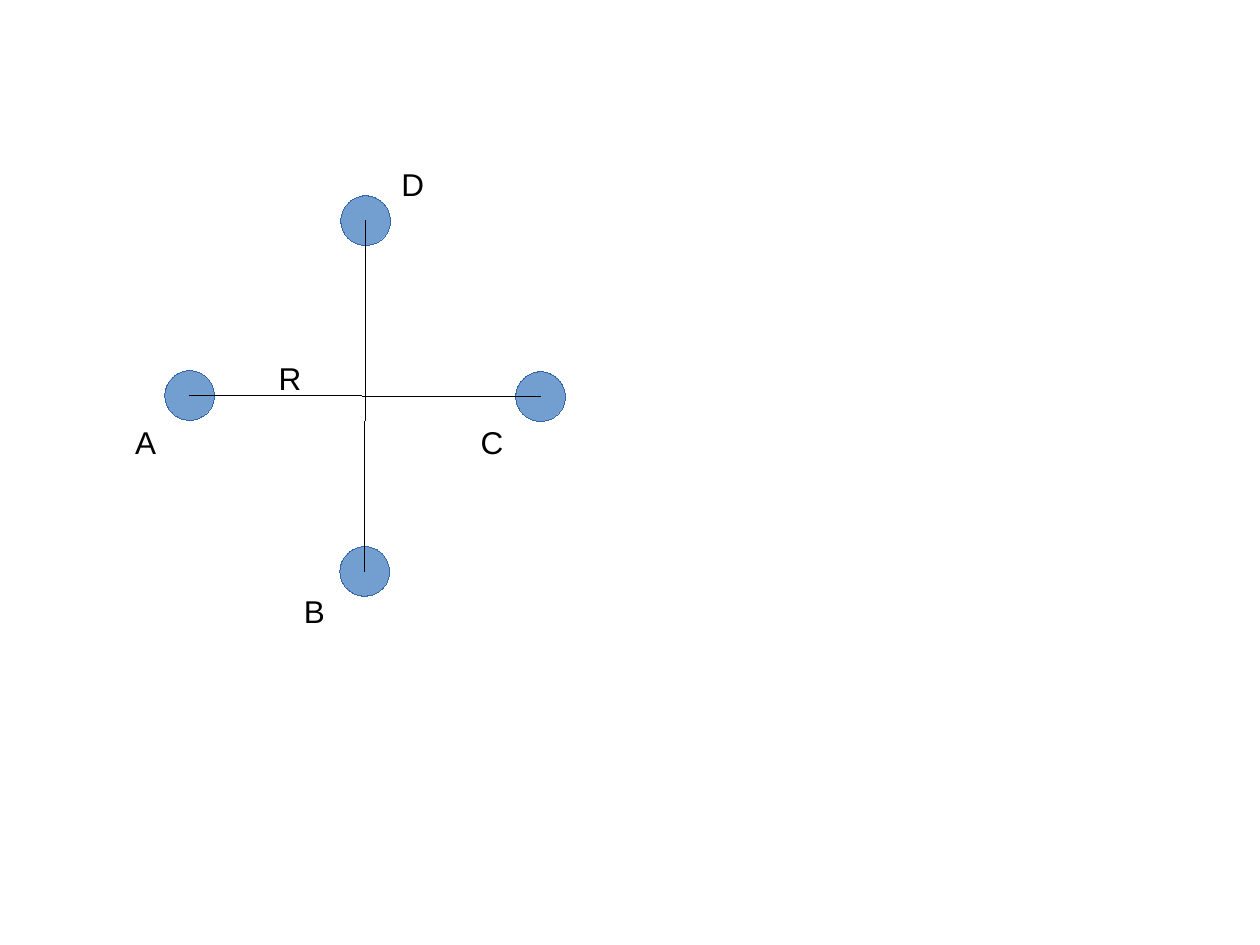
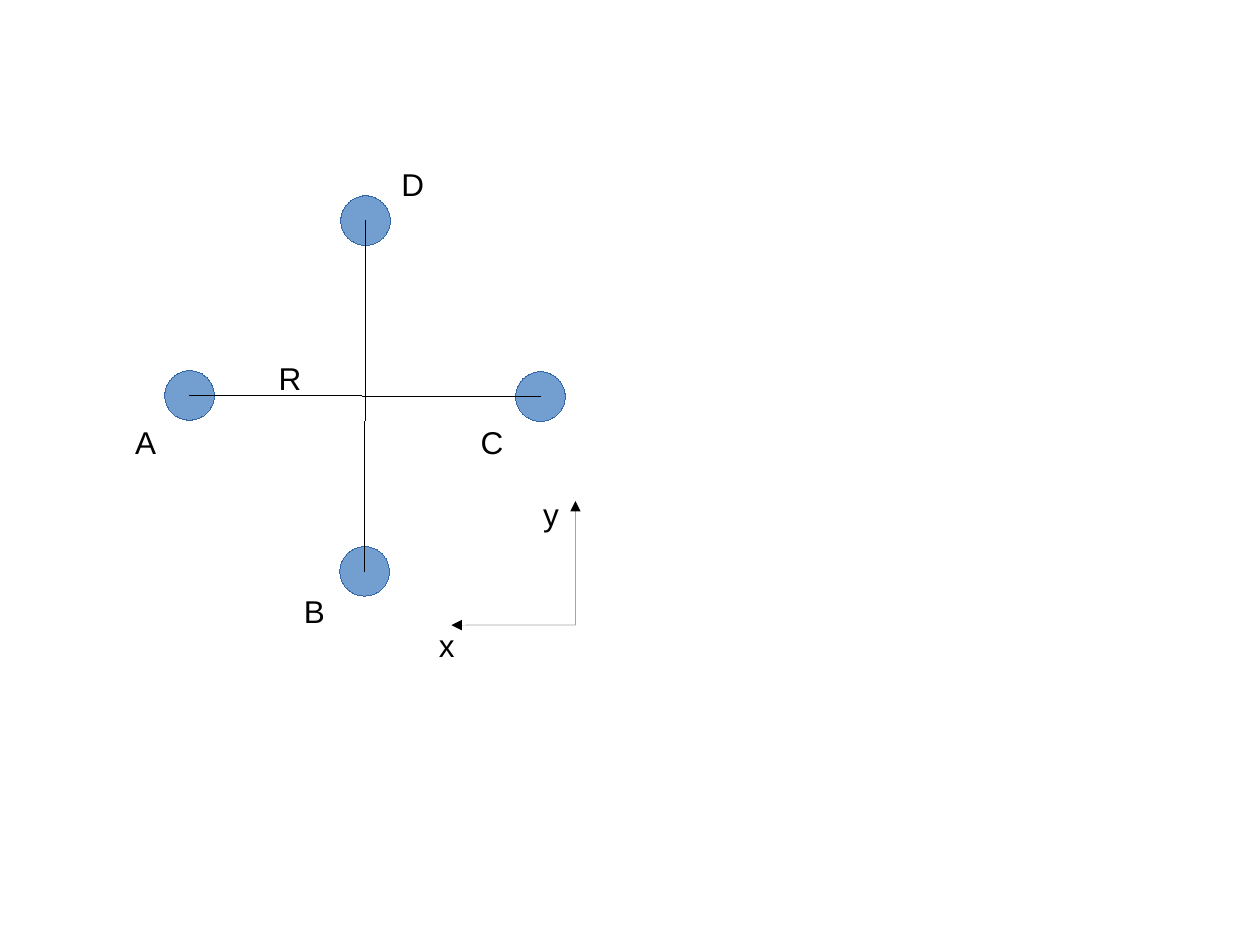
Before and after one commit to SebastienBocquet/ConvertibleUAV, a slide deck: slide 4 of doc/source/figs.pptx. Drawn at 1260x945 pixels with LibreOffice and Linux fonts; fonts in the diff are those of the drawing. Boxes give left, top, right and bottom in pixels: in the first picture for what was removed or moved away, otherwise in the second. Text is boxed around its words. In the diff, an @@ line names an element or a change of style, - is before the commit and + after.

```diff
--- a/doc/source/figs.pptx
+++ b/doc/source/figs.pptx
@@ text added at (x1=543, y1=509, x2=559, y2=532), 18 pt, text #000000 @@
+y
@@ arrow added from (576, 625) to (576, 501), #000000 0.75 pt @@
@@ arrow added from (576, 625) to (451, 625), #000000 0.75 pt @@
@@ text added at (x1=439, y1=640, x2=455, y2=657), 18 pt, text #000000 @@
+x
```
Also in this commit, not shown: 2 other slides changed, 1 slide added, 1 slide removed, 4 other files.
